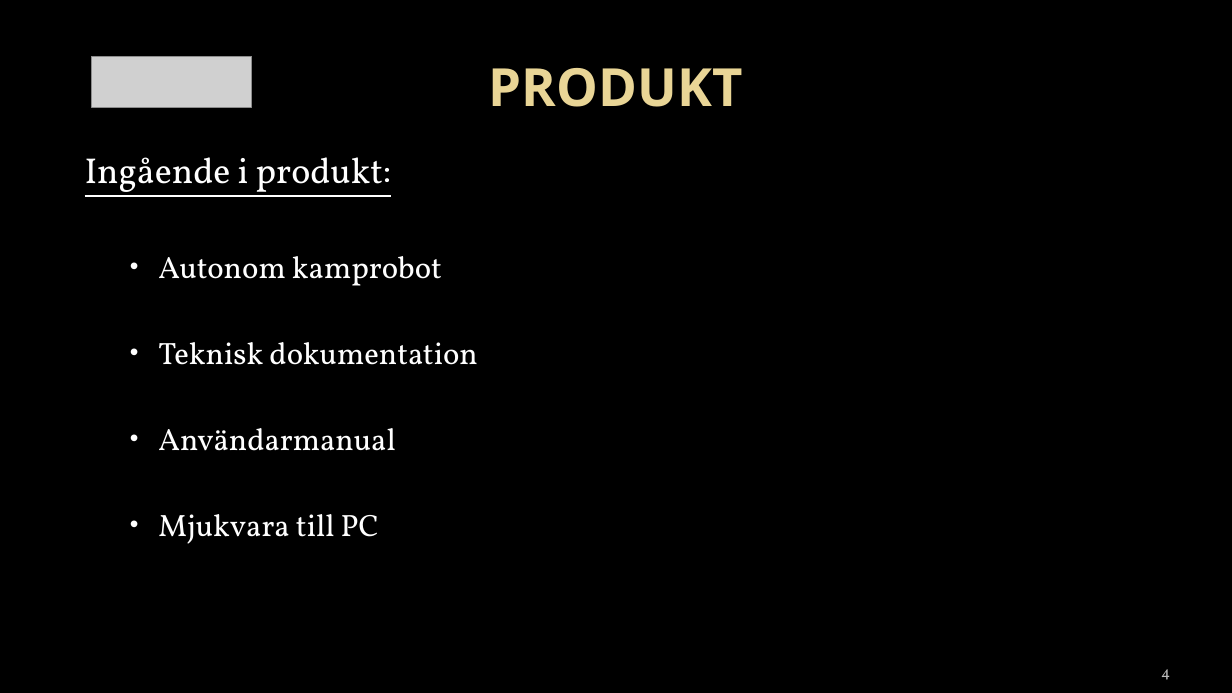
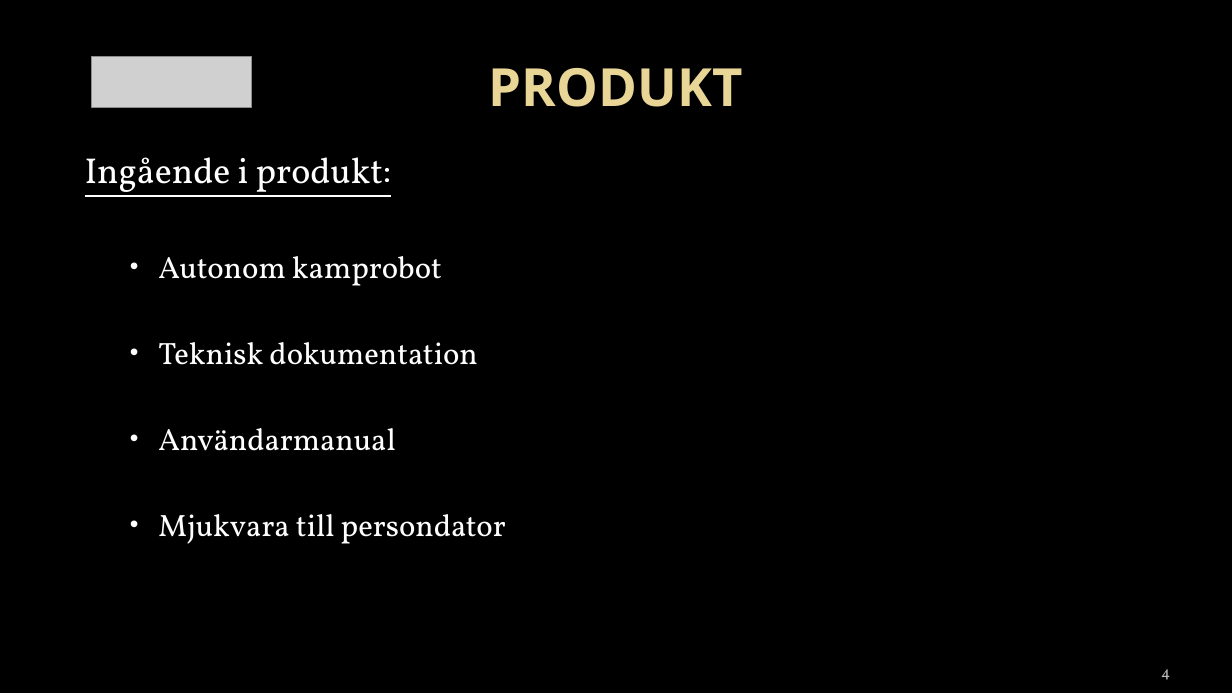
Before and after one commit to towni0/TSEA29---MrRobot, a slide deck: slide 4 of docs/TSEA29-presentation-v.01.pptx. Drawn at 1232x693 pixels with LibreOffice and Linux fonts; fonts in the diff are those of the drawing; grey boxes stand for pictures; background and template pictures are left out. Boxes give left, top, right and bottom in pixels: in the first picture for what was removed or moved away, otherwise in the second. Text is boxed around its words. In the diff, an @@ line names an element or a change of style, - is before the commit and + after.

```diff
--- a/docs/TSEA29-presentation-v.01.pptx
+++ b/docs/TSEA29-presentation-v.01.pptx
@@ text at box(158, 514, 506, 544): text changed @@
-  • Mjukvara till PC
+  • Mjukvara till persondator
```
Also in this commit, not shown: 1 other slide changed.
